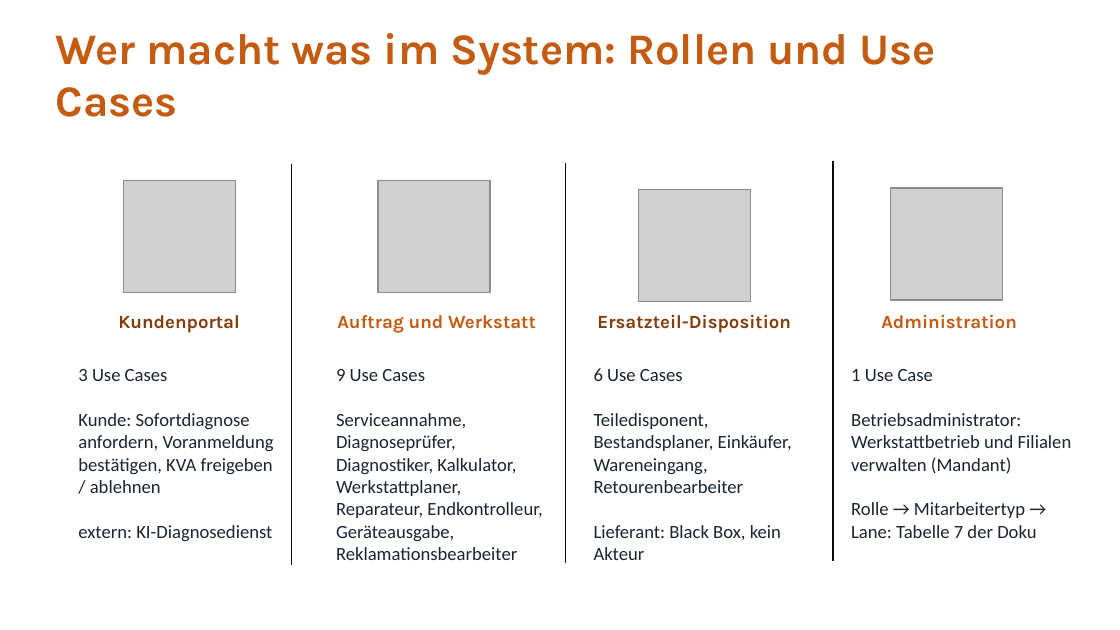
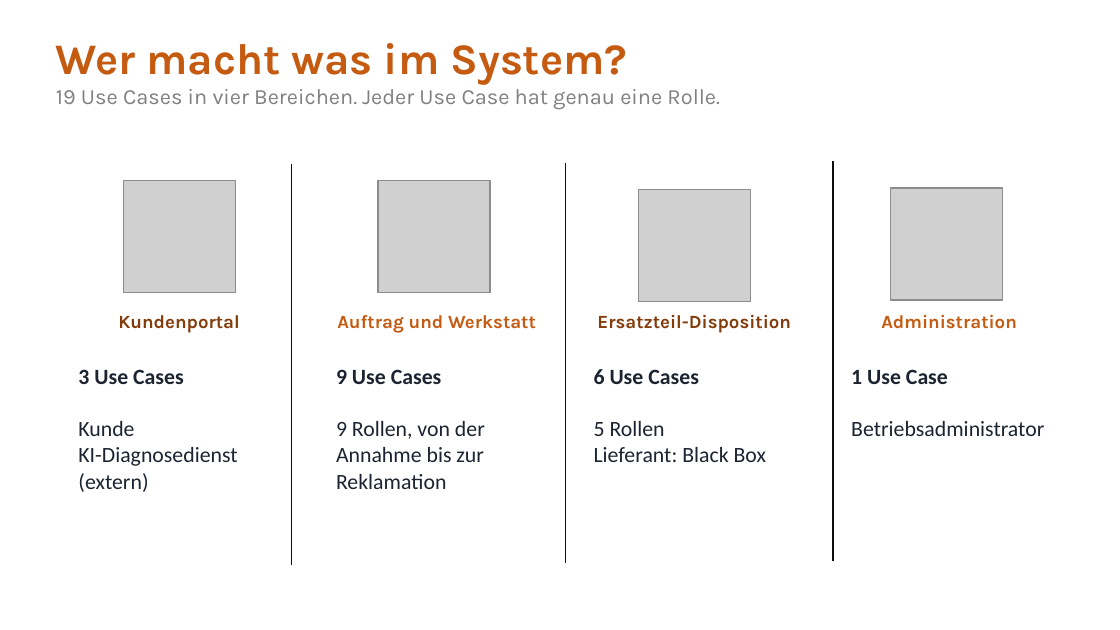
Before and after one commit to jakobschwan123-cmd/casestudy-semester-3, a slide deck: slide 12 of 4_praesentation/Abschlusspraesentation.pptx. Drawn at 1120x630 pixels with LibreOffice and Linux fonts; fonts in the diff are those of the drawing; grey boxes stand for pictures. Boxes give left, top, right and bottom in pixels: in the first picture for what was removed or moved away, otherwise in the second. Text is boxed around its words. In the diff, an @@ line names an element or a change of style, - is before the commit and + after.

```diff
--- a/4_praesentation/Abschlusspraesentation.pptx
+++ b/4_praesentation/Abschlusspraesentation.pptx
@@ text at (56,43,720,109): text changed; size 28 to 14 pt; text colour #C55A11 to #808080; bold off @@
-Wer macht was im System: Rollen und Use Cases
+Wer macht was im System?
+19 Use Cases in vier Bereichen. Jeder Use Case hat genau eine Rolle.
@@ text "Wer macht was im System?" at (56,43,720,109): vertical alignment middle to top @@
@@ text at (78,369,184,384): size 12 to 14 pt, bold on in "3 Use Cases" @@
@@ text at (336,369,442,384): size 12 to 14 pt, bold on in "9 Use Cases" @@
@@ text at (594,369,699,384): size 12 to 14 pt, bold on in "6 Use Cases" @@
@@ text at (851,369,948,384): size 12 to 14 pt, bold on in "1 Use Case" @@
@@ text at (78,421,237,492): text changed; size 12 to 14 pt @@
-Kunde: Sofortdiagnose anfordern, Voranmeldung bestätigen, KVA freigeben / ablehnen
-extern: KI-Diagnosedienst
+Kunde
+KI-Diagnosedienst (extern)
@@ text at (336,421,485,489): text changed; size 12 to 14 pt @@
-Serviceannahme, Diagnoseprüfer, Diagnostiker, Kalkulator, Werkstattplaner, Reparateur, Endkontrolleur, Geräteausgabe, Reklamationsbearbeiter
+9 Rollen, von der Annahme bis zur Reklamation
@@ text at (594,421,766,462): text changed; size 12 to 14 pt @@
-Teiledisponent, Bestandsplaner, Einkäufer, Wareneingang, Retourenbearbeiter
-Lieferant: Black Box, kein Akteur
+5 Rollen
+Lieferant: Black Box
@@ text at (851,421,1044,436): text changed; size 12 to 14 pt @@
-Betriebsadministrator: Werkstattbetrieb und Filialen verwalten (Mandant)
-Rolle → Mitarbeitertyp → Lane: Tabelle 7 der Doku
+Betriebsadministrator
```
Also in this commit, not shown: 6 other slides changed, 2 other files.
